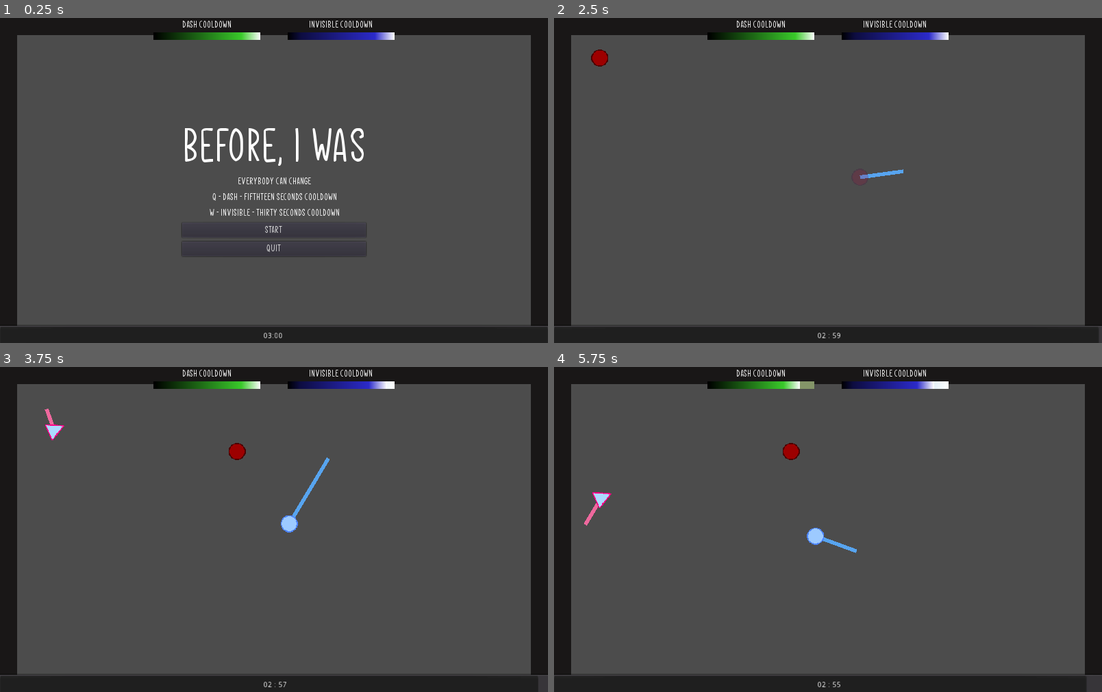
Above: before the commit, frames 1-4 (two rows, left to right).
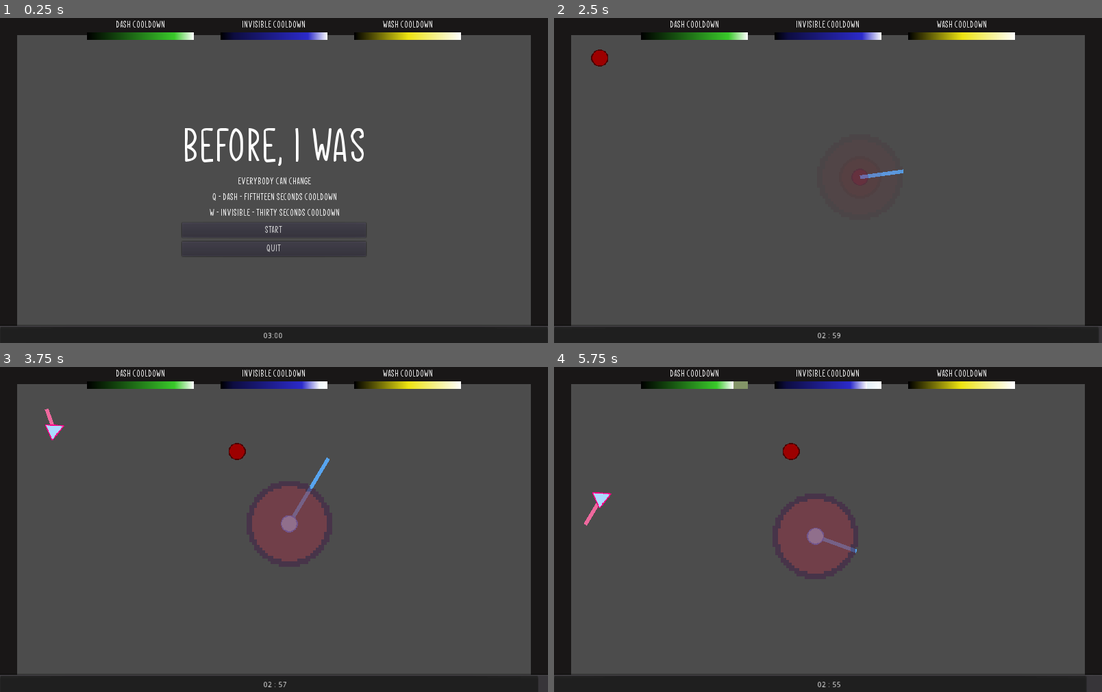
Above: after the commit, the same moments.

Repository: lpancho/Before-I-was
Game: Godot game, scene res://scenes/game/Game.tscn
Two runs of this game, one before a commit and one after it. Both use one fixed random seed, a clock stepped at 60 frames per second and the inputs below.
Inputs (mouse positions are in pixels of both pictures, inside the frame that each line leads up to):
- Up to frame 1 (0.25 s): no input
- Up to frame 2 (2.5 s): click "Start" at 0.5 s; move the mouse to (948, 164) at 1.27 s; tap E (E) at 1.35, 2.3 s; tap W (W) at 1.55, 2.1 s; move the mouse to (718, 196) at 2.02 s
- Up to frame 3 (3.75 s): move the mouse to (328, 458) at 2.77 s; tap E (E) at 2.85 s; tap W (W) at 3.05 s; move the mouse to (246, 594) at 3.52 s; tap Q (Q) at 3.6 s
- Up to frame 4 (5.75 s): tap E (E) at 3.8, 5.1 s; move the mouse to (992, 578) at 4.27 s; tap W (W) at 4.35 s; move the mouse to (663, 480) at 5.02 s

The runs differ from the first frame. In frame 1, 2.0% of the frame differs, in the area x 15-85%, y 0-7%; in frame 2, 2.1%; in frame 3, 4.5%; in frame 4, 4.5%, in the area x 15-85%, y 0-64%.

Commit message:
Added Wash skill

Diff:
--- a/scenes/game/Game.tscn
+++ b/scenes/game/Game.tscn
@@ -77,6 +77,7 @@
 margin_bottom = 110.5
 
 [node name="VBoxContainer" type="VBoxContainer" parent="CanvasLayer/MenuContainer"]
+editor/display_folded = true
 margin_right = 354.0
 margin_bottom = 257.0
 custom_constants/separation = 8
--- a/scenes/player/Player.gd
+++ b/scenes/player/Player.gd
@@ -1,16 +1,19 @@
 extends KinematicBody2D
 
-
+onready var wash_scn = load("res://scenes/wash/Wash.tscn")
 onready var dash_skill_t = $DashSkillTimer
 onready var invi_skill_t = $InvisibleSkillTimer
+onready var wash_skill_t = $WashSkillTimer
 onready var invi_t = $InvisibleTimer
 onready var start_invi_t = $StartInvisibleTimer
 onready var dash_box = $CanvasLayer/HBoxContainer/DashBox
 onready var invi_box = $CanvasLayer/HBoxContainer/InvisibleBox
 onready var dash_progress = $CanvasLayer/HBoxContainer/DashBox/ProgressBar
 onready var invi_progress = $CanvasLayer/HBoxContainer/InvisibleBox/ProgressBar
+onready var wash_progress = $CanvasLayer/HBoxContainer/WashBox/ProgressBar
 onready var dash_prog_timer = $CanvasLayer/HBoxContainer/DashBox/DashProgTimer
 onready var invi_prog_timer = $CanvasLayer/HBoxContainer/InvisibleBox/InviProgTimer
+onready var wash_prog_timer = $CanvasLayer/HBoxContainer/WashBox/WashProgTimer
 onready var anim = $AnimModulate
 
 var SPEED = 350
@@ -30,7 +33,7 @@
 
 	var Q = Input.is_action_just_pressed("Q") # DASH
 	var W = Input.is_action_just_pressed("W") # INVISIBLE
-#	var E = Input.is_action_just_pressed("E") # WASH
+	var E = Input.is_action_just_pressed("E") # WASH
 
 	if Q and dash_skill_t.is_stopped():
 		current_dash_value = DASH_VALUE
@@ -44,6 +47,11 @@
 		invi_prog_timer.start()
 		$Invisible.play()
 		anim.play("Invisible")
+	if E and wash_skill_t.is_stopped():
+		var wash = wash_scn.instance()
+		wash.position = $Sprite.offset
+		add_child(wash)
+		wash_prog_timer.start()
 	target = get_global_mouse_position()
 	velocity = (target - position).normalized() * (SPEED + current_dash_value)
 	if (target - position).length() > 5:
@@ -75,6 +83,10 @@
 	set_collision_mask_bit(1, true)
 	pass # Replace with function body.
 
+func _on_WashSkillTimer_timeout():
+	print("wash skill stop")
+	pass # Replace with function body.
+
 func activate_skill(time):
 	var TIME_VALUE = 180
 	if (TIME_VALUE - time) % 45 == 0:
@@ -99,16 +111,27 @@
 		invi_prog_timer.start()
 	pass # Replace with function body.
 
+func _on_WashProgTimer_timeout():
+	wash_progress.value -= 1
+	if wash_progress.value == 0:
+		wash_progress.value = wash_progress.max_value
+	else:
+		wash_prog_timer.start()
+	pass # Replace with function body.
+
 func stop_all():
 	set_physics_process(false)
 	dash_skill_t.stop()
 	invi_skill_t.stop()
+	wash_skill_t.stop()
 	start_invi_t.stop()
 
 	dash_progress.value = dash_progress.max_value
 	dash_prog_timer.stop()
 	invi_progress.value = invi_progress.max_value
 	invi_prog_timer.stop()
+	wash_progress.value = wash_progress.max_value
+	wash_prog_timer.stop()
 
 func start_invi():
 	set_collision_mask_bit(1, false)
--- a/scenes/player/Player.tscn
+++ b/scenes/player/Player.tscn
@@ -29,29 +29,29 @@
 [sub_resource type="DynamicFont" id=3]
 font_data = ExtResource( 4 )
 
-[sub_resource type="Gradient" id=5]
+[sub_resource type="Gradient" id=4]
 offsets = PoolRealArray( 0, 0.820809, 1 )
 colors = PoolColorArray( 0, 0, 0, 1, 0.230799, 0.795898, 0.170994, 1, 1, 1, 1, 1 )
 
-[sub_resource type="GradientTexture" id=6]
-gradient = SubResource( 5 )
-
-[sub_resource type="StyleBoxTexture" id=7]
-texture = SubResource( 6 )
-region_rect = Rect2( 0, 0, 2048, 1 )
-
-[sub_resource type="Gradient" id=8]
+[sub_resource type="GradientTexture" id=5]
+gradient = SubResource( 4 )
+
+[sub_resource type="StyleBoxTexture" id=6]
+texture = SubResource( 5 )
+region_rect = Rect2( 0, 0, 2048, 1 )
+
+[sub_resource type="Gradient" id=7]
 offsets = PoolRealArray( 0, 0.515406, 1 )
 colors = PoolColorArray( 0, 0, 0, 1, 0.805598, 0.907715, 0.634691, 1, 1, 1, 1, 1 )
 
-[sub_resource type="GradientTexture" id=9]
-gradient = SubResource( 8 )
-
-[sub_resource type="StyleBoxTexture" id=10]
-texture = SubResource( 9 )
+[sub_resource type="GradientTexture" id=8]
+gradient = SubResource( 7 )
+
+[sub_resource type="StyleBoxTexture" id=9]
+texture = SubResource( 8 )
 region_rect = Rect2( 686, 85, 2, 0 )
 
-[sub_resource type="DynamicFont" id=4]
+[sub_resource type="DynamicFont" id=10]
 font_data = ExtResource( 4 )
 
 [sub_resource type="Gradient" id=11]
@@ -76,6 +76,31 @@
 texture = SubResource( 15 )
 region_rect = Rect2( 0, 0, 2048, 1 )
 
+[sub_resource type="DynamicFont" id=17]
+font_data = ExtResource( 4 )
+
+[sub_resource type="Gradient" id=18]
+offsets = PoolRealArray( 0, 0.504202, 1 )
+colors = PoolColorArray( 0, 0, 0, 1, 0.93457, 0.895868, 0.0730133, 1, 1, 1, 1, 1 )
+
+[sub_resource type="GradientTexture" id=19]
+gradient = SubResource( 18 )
+
+[sub_resource type="StyleBoxTexture" id=20]
+texture = SubResource( 19 )
+region_rect = Rect2( 0, 0, 2048, 1 )
+
+[sub_resource type="Gradient" id=21]
+offsets = PoolRealArray( 0, 0.507003, 1 )
+colors = PoolColorArray( 0, 0, 0, 1, 0.90369, 0.904297, 0.826584, 1, 1, 1, 1, 1 )
+
+[sub_resource type="GradientTexture" id=22]
+gradient = SubResource( 21 )
+
+[sub_resource type="StyleBoxTexture" id=23]
+texture = SubResource( 22 )
+region_rect = Rect2( 0, 0, 2048, 1 )
+
 [node name="Player" type="KinematicBody2D"]
 collision_mask = 2
 script = ExtResource( 1 )
@@ -99,6 +124,10 @@
 wait_time = 3.0
 one_shot = true
 
+[node name="WashSkillTimer" type="Timer" parent="."]
+wait_time = 45.0
+one_shot = true
+
 [node name="StartInvisibleTimer" type="Timer" parent="."]
 wait_time = 2.0
 one_shot = true
@@ -110,7 +139,6 @@
 color = Color( 0.345098, 0.647059, 0.941176, 1 )
 
 [node name="CanvasLayer" type="CanvasLayer" parent="."]
-editor/display_folded = true
 
 [node name="HBoxContainer" type="HBoxContainer" parent="CanvasLayer"]
 anchor_left = 0.5
@@ -123,8 +151,8 @@
 alignment = 1
 
 [node name="DashBox" type="VBoxContainer" parent="CanvasLayer/HBoxContainer"]
-margin_left = 287.0
-margin_right = 487.0
+margin_left = 162.0
+margin_right = 362.0
 margin_bottom = 40.0
 
 [node name="Label" type="Label" parent="CanvasLayer/HBoxContainer/DashBox"]
@@ -140,8 +168,8 @@
 margin_right = 200.0
 margin_bottom = 40.0
 rect_min_size = Vector2( 200, 14 )
-custom_styles/fg = SubResource( 7 )
-custom_styles/bg = SubResource( 10 )
+custom_styles/fg = SubResource( 6 )
+custom_styles/bg = SubResource( 9 )
 max_value = 15.0
 step = 1.0
 value = 15.0
@@ -151,14 +179,14 @@
 one_shot = true
 
 [node name="InvisibleBox" type="VBoxContainer" parent="CanvasLayer/HBoxContainer"]
-margin_left = 537.0
-margin_right = 737.0
+margin_left = 412.0
+margin_right = 612.0
 margin_bottom = 40.0
 
 [node name="Label" type="Label" parent="CanvasLayer/HBoxContainer/InvisibleBox"]
 margin_right = 200.0
 margin_bottom = 22.0
-custom_fonts/font = SubResource( 4 )
+custom_fonts/font = SubResource( 10 )
 text = "INVISIBLE COOLDOWN"
 align = 1
 valign = 1
@@ -179,27 +207,31 @@
 one_shot = true
 
 [node name="WashBox" type="VBoxContainer" parent="CanvasLayer/HBoxContainer"]
-visible = false
 margin_left = 662.0
 margin_right = 862.0
 margin_bottom = 40.0
 
 [node name="Label" type="Label" parent="CanvasLayer/HBoxContainer/WashBox"]
 margin_right = 200.0
-margin_bottom = 14.0
+margin_bottom = 22.0
+custom_fonts/font = SubResource( 17 )
 text = "WASH COOLDOWN"
 align = 1
 valign = 1
 
 [node name="ProgressBar" type="ProgressBar" parent="CanvasLayer/HBoxContainer/WashBox"]
-margin_top = 18.0
-margin_right = 200.0
-margin_bottom = 32.0
+margin_top = 26.0
+margin_right = 200.0
+margin_bottom = 40.0
 rect_min_size = Vector2( 200, 14 )
-max_value = 15.0
+custom_styles/fg = SubResource( 20 )
+custom_styles/bg = SubResource( 23 )
+max_value = 45.0
 step = 1.0
-value = 15.0
+value = 45.0
 percent_visible = false
+
+[node name="WashProgTimer" type="Timer" parent="CanvasLayer/HBoxContainer/WashBox"]
 
 [node name="Dash" type="AudioStreamPlayer" parent="."]
 stream = ExtResource( 5 )
@@ -211,6 +243,8 @@
 [connection signal="timeout" from="DashSkillTimer" to="." method="_on_DashSkillTimer_timeout"]
 [connection signal="timeout" from="InvisibleSkillTimer" to="." method="_on_InvisibleSkillTimer_timeout"]
 [connection signal="timeout" from="InvisibleTimer" to="." method="_on_InvisibleTimer_timeout"]
+[connection signal="timeout" from="WashSkillTimer" to="." method="_on_WashSkillTimer_timeout"]
 [connection signal="timeout" from="StartInvisibleTimer" to="." method="_on_StartInvisibleTimer_timeout"]
 [connection signal="timeout" from="CanvasLayer/HBoxContainer/DashBox/DashProgTimer" to="." method="_on_DashProgTimer_timeout"]
 [connection signal="timeout" from="CanvasLayer/HBoxContainer/InvisibleBox/InviProgTimer" to="." method="_on_InviProgTimer_timeout"]
+[connection signal="timeout" from="CanvasLayer/HBoxContainer/WashBox/WashProgTimer" to="." method="_on_WashProgTimer_timeout"]
--- /dev/null
+++ b/scenes/wash/Wash.gd
@@ -0,0 +1,10 @@
+extends KinematicBody2D
+
+func _ready():
+	$Anim.play("default")
+	pass
+
+func _on_Anim_animation_finished(anim_name):
+	if anim_name == "default":
+		queue_free()
+	pass # Replace with function body.
--- /dev/null
+++ b/scenes/wash/Wash.tscn
@@ -0,0 +1,41 @@
+[gd_scene load_steps=5 format=2]
+
+[ext_resource path="res://scenes/wash/Wash.gd" type="Script" id=1]
+[ext_resource path="res://assets/images/circle.png" type="Texture" id=2]
+
+[sub_resource type="CircleShape2D" id=1]
+radius = 15.5
+
+[sub_resource type="Animation" id=2]
+resource_name = "default"
+length = 2.0
+tracks/0/type = "value"
+tracks/0/path = NodePath(".:scale")
+tracks/0/interp = 1
+tracks/0/loop_wrap = true
+tracks/0/imported = false
+tracks/0/enabled = true
+tracks/0/keys = {
+"times": PoolRealArray( 0, 0.5, 2 ),
+"transitions": PoolRealArray( 1, 1, 1 ),
+"update": 0,
+"values": [ Vector2( 1, 1 ), Vector2( 5, 5 ), Vector2( 5, 5 ) ]
+}
+
+[node name="Wash" type="KinematicBody2D"]
+scale = Vector2( 3, 3 )
+collision_layer = 0
+collision_mask = 2
+script = ExtResource( 1 )
+
+[node name="Sprite" type="Sprite" parent="."]
+modulate = Color( 0.862745, 0.278431, 0.278431, 0.384314 )
+texture = ExtResource( 2 )
+
+[node name="CollisionShape2D" type="CollisionShape2D" parent="."]
+visible = false
+shape = SubResource( 1 )
+
+[node name="Anim" type="AnimationPlayer" parent="."]
+anims/default = SubResource( 2 )
+[connection signal="animation_finished" from="Anim" to="." method="_on_Anim_animation_finished"]
Not shown: 1 places in scenes/player/Player.tscn that only renumber resources
